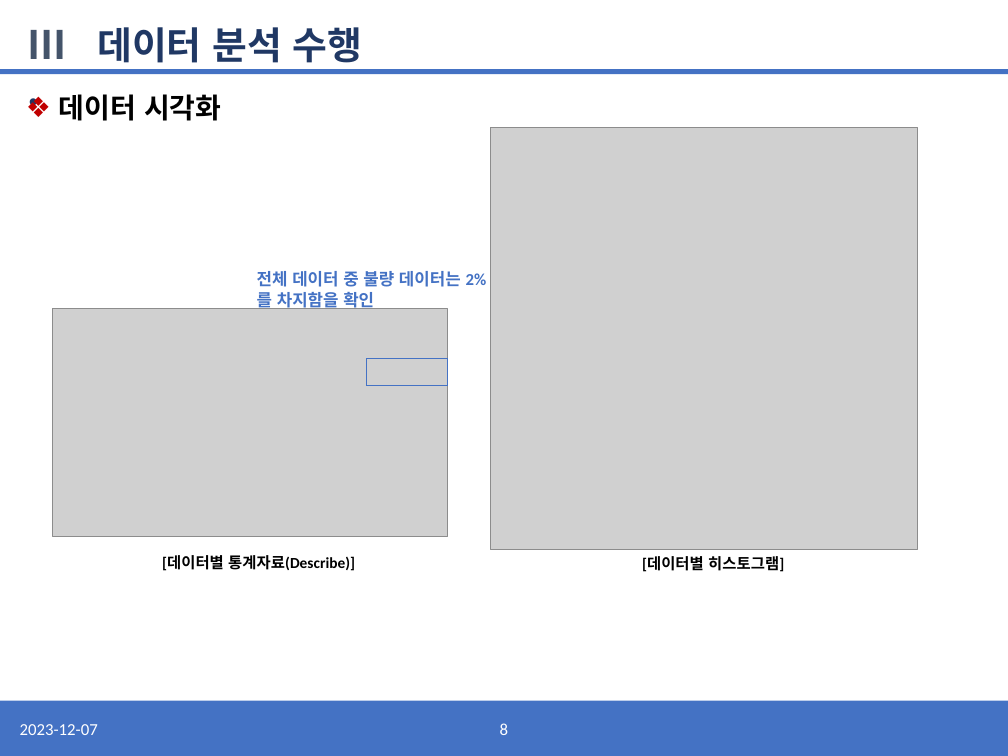
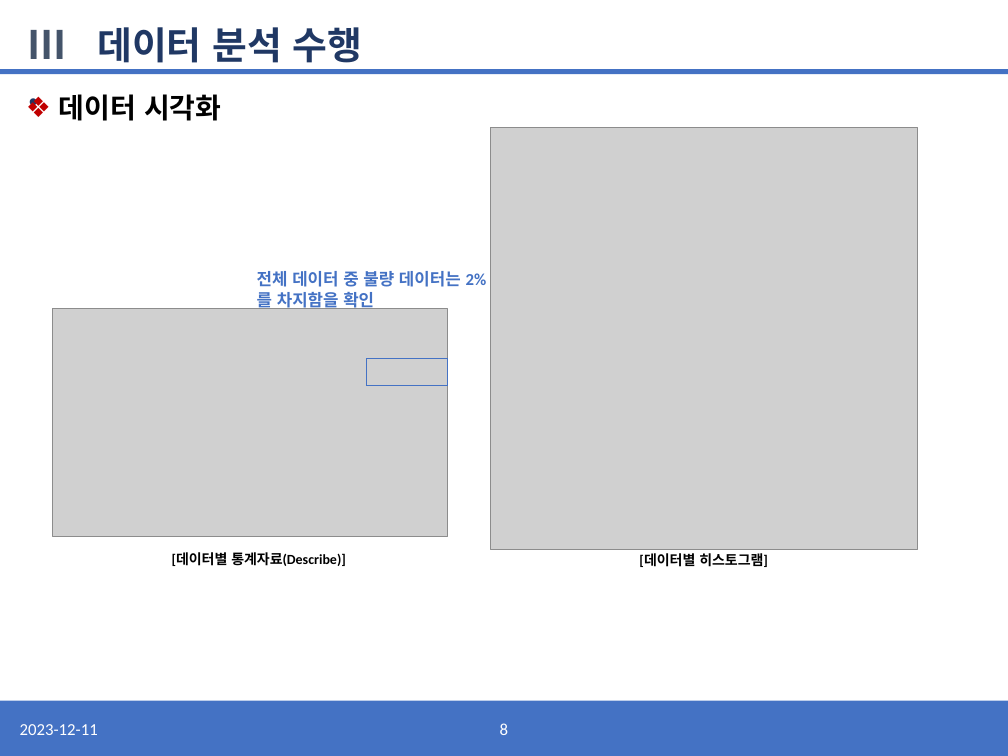
Before and after one commit to sakura09040904/Portfolio, a slide deck: slide 8 of 2. 1학년2학기/2. 산업빅데이터 분석 실제/과제/기말_과제_발표자료.pptx. Drawn at 1008x756 pixels with LibreOffice and Linux fonts; fonts in the diff are those of the drawing; grey boxes stand for pictures. Boxes give left, top, right and bottom in pixels: in the first picture for what was removed or moved away, otherwise in the second. Text is boxed around its words. In the diff, an @@ line names an element or a change of style, - is before the commit and + after.

```diff
--- a/2. 1학년2학기/2. 산업빅데이터 분석 실제/과제/기말_과제_발표자료.pptx
+++ b/2. 1학년2학기/2. 산업빅데이터 분석 실제/과제/기말_과제_발표자료.pptx
@@ text "[데이터별 통계자료(Describe)]": place and size @@
-text "[데이터별 통계자료(Describe)]" at box(162, 555, 355, 571)
+text "[데이터별 통계자료(Describe)]" at box(172, 552, 346, 566)
@@ text "[데이터별 통계자료(Describe)]" at box(172, 552, 346, 566): size 11 to 10 pt; alignment left to centre @@
@@ text "[데이터별 히스토그램]" at box(639, 553, 768, 567): size 11 to 10 pt; alignment left to centre @@
@@ text at box(20, 724, 98, 735): text changed @@
-2023-12-07
+2023-12-11
```
Also in this commit, not shown: 28 other slides changed, 2 other files.
